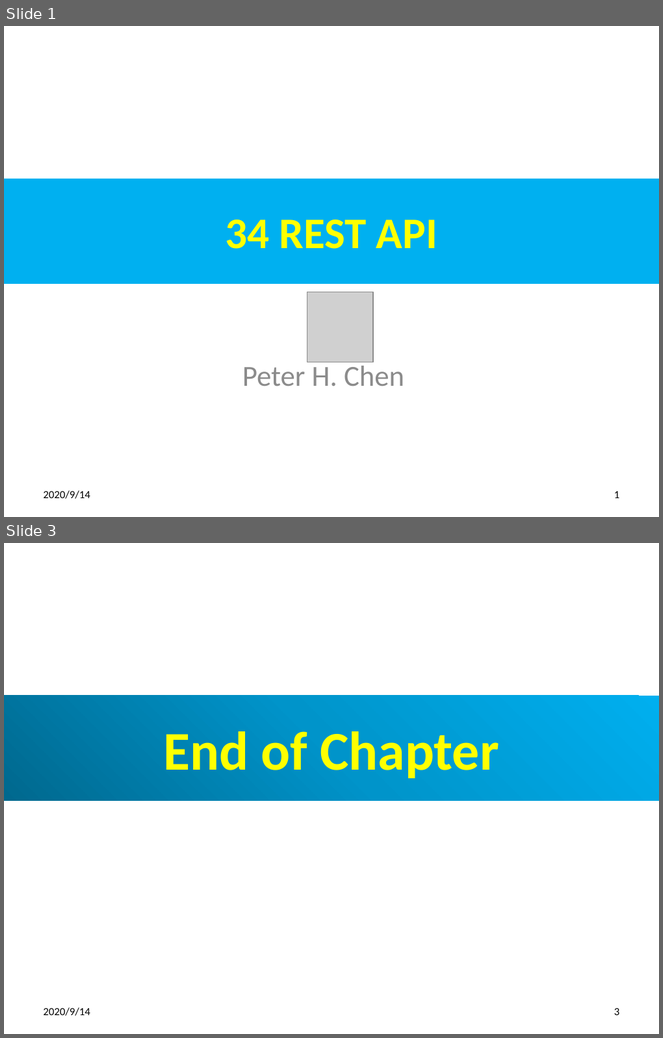
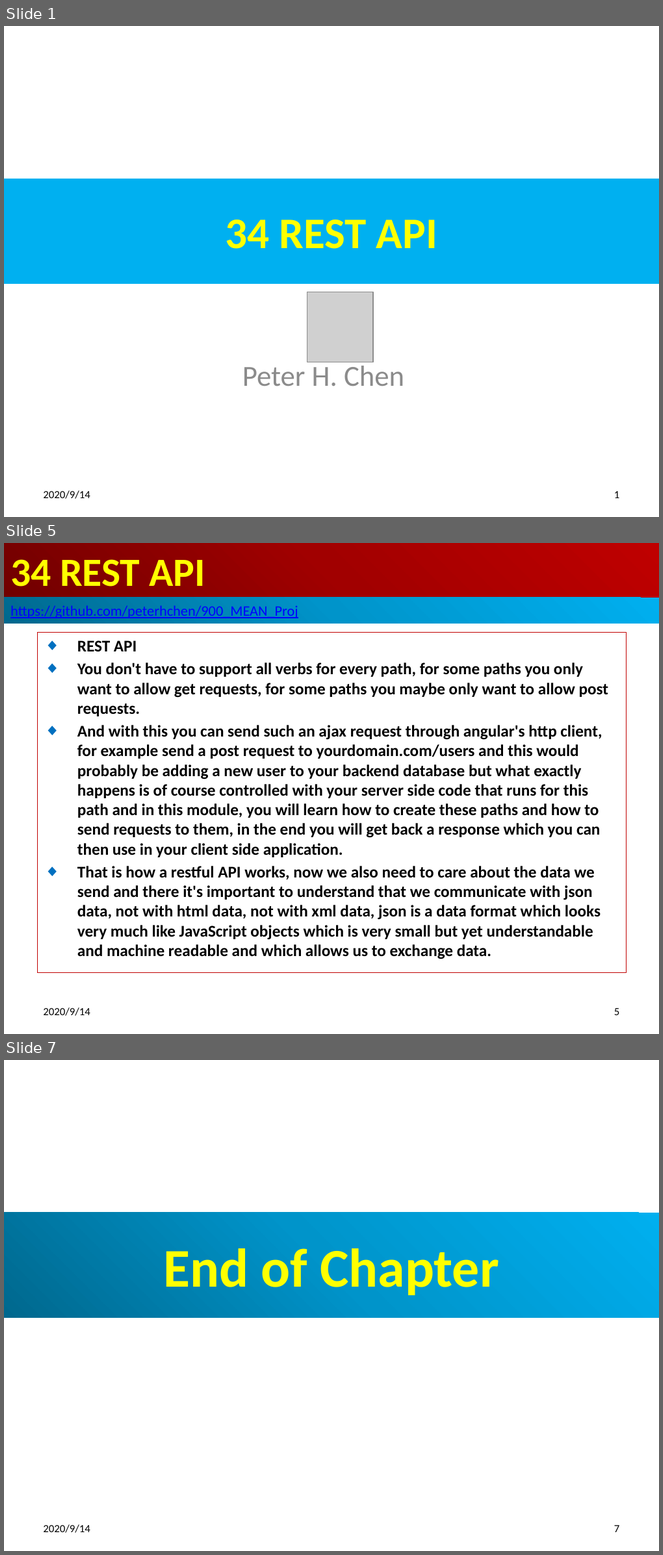
Before and after one commit to peterhchen/900_MEAN_Proj, a slide deck: Sec03_034_RestApi.pptx. Shown one above the other, each under a label of ours: slides 1 and 3 before the commit, slides 1, 5 and 7 after it; the slides between them are not shown. The pictures are 663x1038 and 663x1555 pixels, drawn with LibreOffice and Linux fonts; fonts in the diff are those of the drawing; grey boxes stand for pictures. Boxes give left, top, right and bottom in pixels: in the first picture for what was removed or moved away, otherwise in the second. Text is boxed around its words. In the diff, an @@ line names an element or a change of style, - is before the commit and + after.

```diff
--- a/Sec03_034_RestApi.pptx
+++ b/Sec03_034_RestApi.pptx
@@ slide 5 added at (4,543,659,1034), background #FFFFFF @@
@@ title added at (4,543,659,598), fill gradient #720000 to #A20000 to #C00000, 44 pt, text #FFFF00, bold @@
+34 REST API
@@ rectangle added at (4,598,659,623), fill gradient #00688E to #0094CA to #00B0F0, 16 pt, text #0000FF, underline @@
+https://github.com/peterhchen/900_MEAN_Proj
@@ subtitle added at (37,632,627,973), outline #C00000 0.75 pt, 18 pt, text #000000, bold @@
+◆ REST API
+◆ You don't have to support all verbs for every path, for some paths you only want to allow get requests, for some paths you maybe only want to allow post requests.
+◆ And with this you can send such an ajax request through angular's http client, for example send a post request to yourdomain.com/users and this would probably be adding a new user to your backend database but what exactly happens is of course controlled with your server side code that runs for this path and in this module, you will learn how to create these paths and how to send requests to them, in the end you will get back a response which you can then use in your client side application.
+◆ That is how a restful API works, now we also need to care about the data we send and there it's important to understand that we communicate with json data, not with html data, not with xml data, json is a data format which looks very much like JavaScript objects which is very small but yet understandable and machine readable and which allows us to exchange data.
@@ text added at (43,1008,90,1016), 12 pt, text #000000 @@
+2020/9/14
@@ page number added at (614,1008,620,1016), 12 pt, text #000000 @@
+5
@@ what was slide 3 is now slide 7 @@
@@ page number at (614,1525,620,1533): text changed @@
-3
+7
```
Also in this commit, not shown: 1 slide changed, 3 other slides added, 2 other files.
